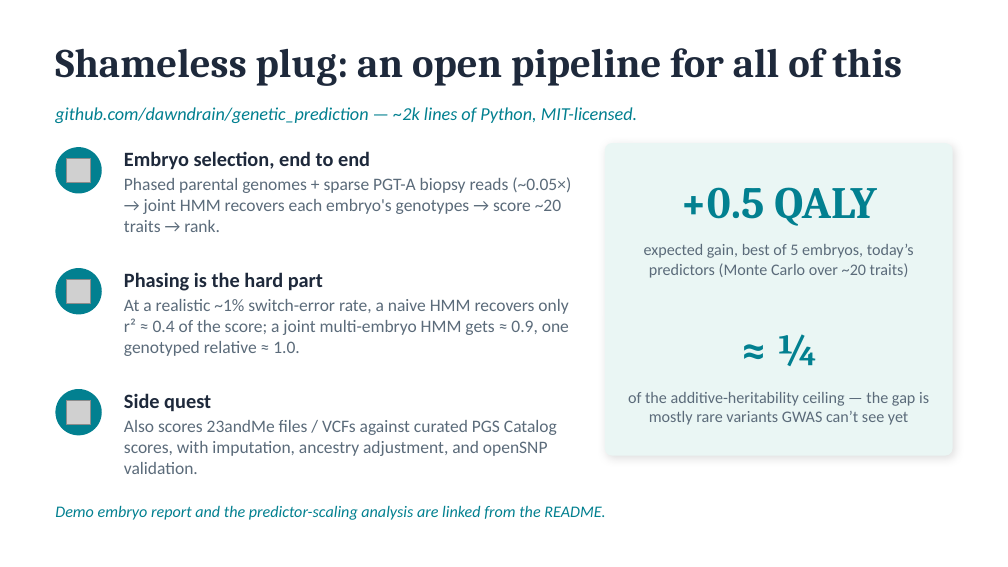
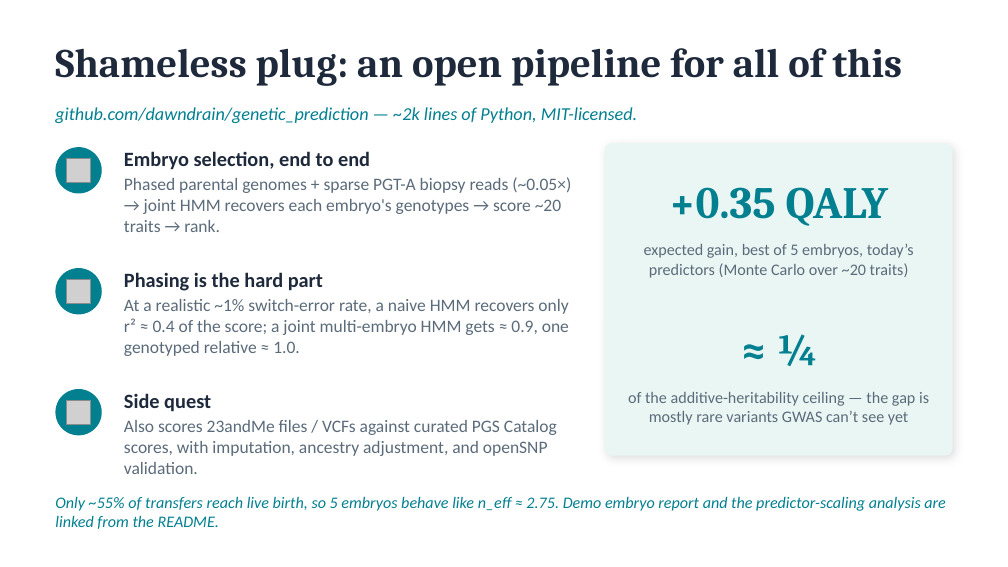
Before and after one commit to dawndrain/genetic_prediction, a slide deck: slide 14 of docs/genetic_prediction_slides.pptx. Drawn at 1008x567 pixels with LibreOffice and Linux fonts; fonts in the diff are those of the drawing; grey boxes stand for pictures. Boxes give left, top, right and bottom in pixels: in the first picture for what was removed or moved away, otherwise in the second. Text is boxed around its words. In the diff, an @@ line names an element or a change of style, - is before the commit and + after.

```diff
--- a/docs/genetic_prediction_slides.pptx
+++ b/docs/genetic_prediction_slides.pptx
@@ text at box(669, 187, 889, 226): text changed @@
-+0.5 QALY
++0.35 QALY
@@ text at box(55, 496, 945, 529): text changed @@
-Demo embryo report and the predictor-scaling analysis are linked from the README.
+Only ~55% of transfers reach live birth, so 5 embryos behave like n_eff ≈ 2.75. Demo embryo report and the predictor-scaling analysis are linked from the README.
```
Also in this commit, not shown: 2 other slides changed, 3 other files.
